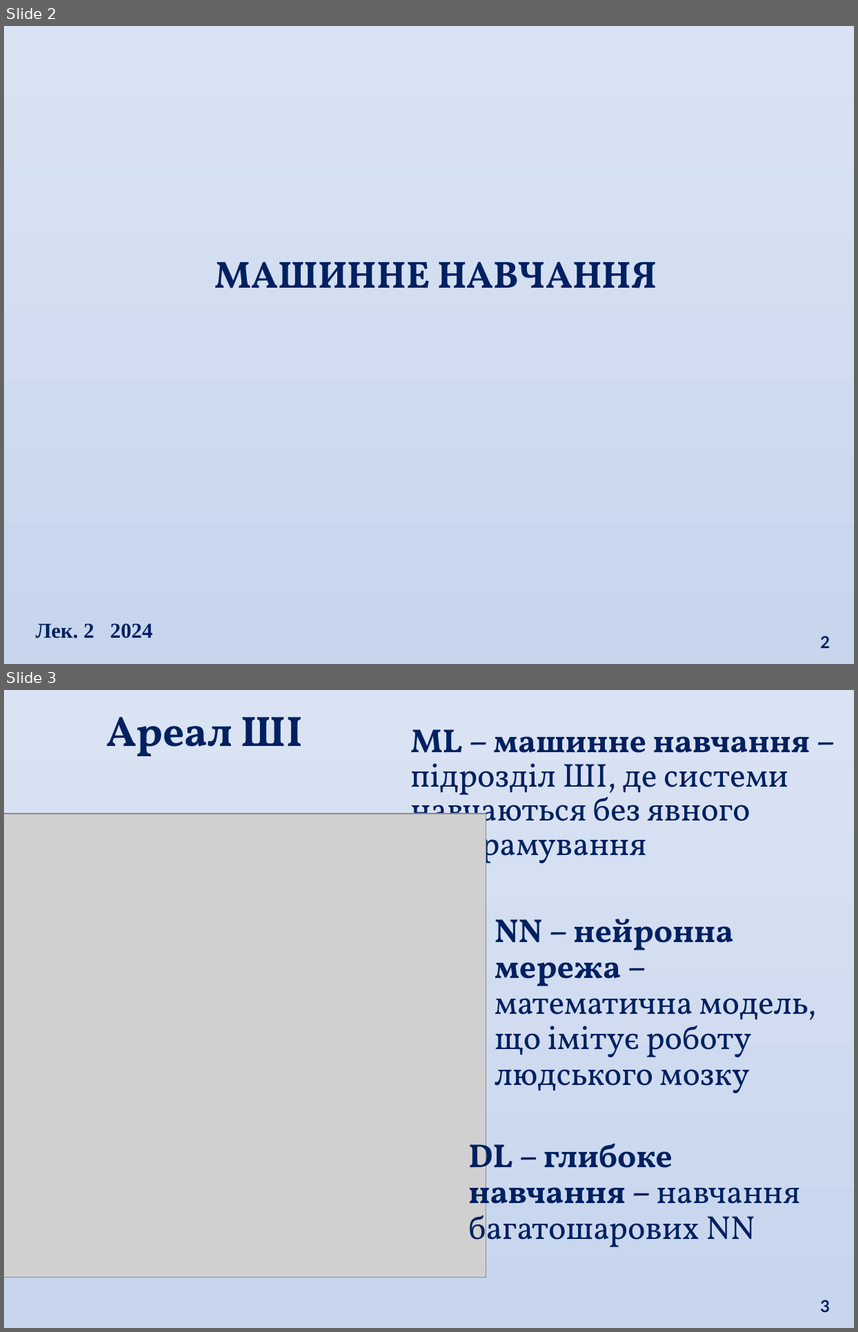
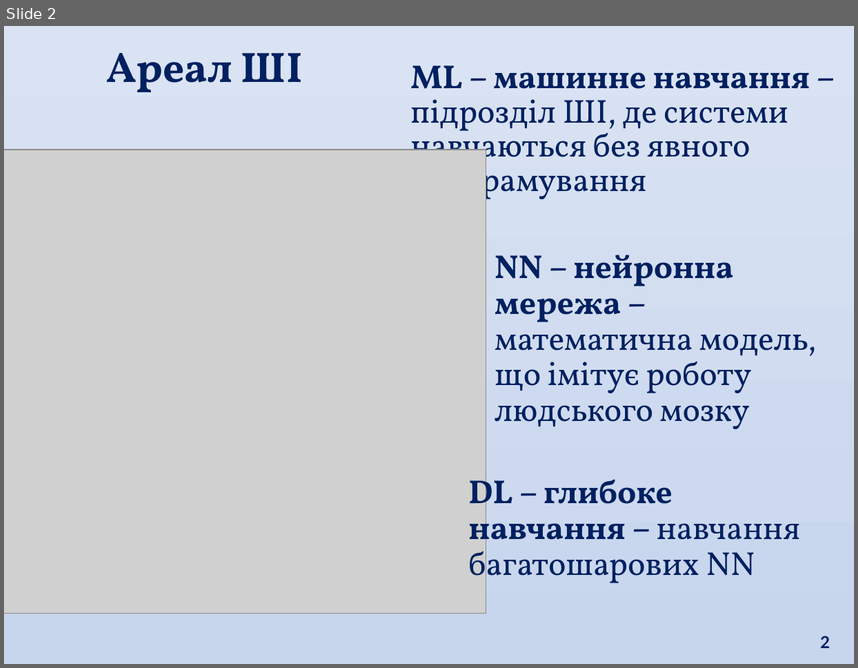
Before and after one commit to eabshkvprof/2024_AI_DL_Systems, a slide deck: Mod_01_/01_02_ML/Lec_01_02_git.pptx. Shown one above the other, each under a label of ours: slides 2 and 3 before the commit, slide 2 after it. The pictures are 858x1332 and 858x668 pixels, drawn with LibreOffice and Linux fonts; fonts in the diff are those of the drawing; grey boxes stand for pictures. Boxes give left, top, right and bottom in pixels: in the first picture for what was removed or moved away, otherwise in the second. Text is boxed around its words. In the diff, an @@ line names an element or a change of style, - is before the commit and + after.

```diff
--- a/Mod_01_/01_02_ML/Lec_01_02_git.pptx
+++ b/Mod_01_/01_02_ML/Lec_01_02_git.pptx
@@ slide 2 removed at [4,26,854,664], background gradient #DAE3F3 to #C7D5ED @@
@@ text removed at [214,261,657,288] @@
-МАШИННЕ НАВЧАННЯ
@@ text removed at [36,623,153,638] @@
-Лек. 2 2024
@@ page number removed at [820,635,830,648] @@
-2
@@ what was slide 3 is now slide 2 @@
@@ page number at [820,635,830,648]: text changed @@
-3
+2
```
Also in this commit, not shown: 2 slides changed, 6 other files.
